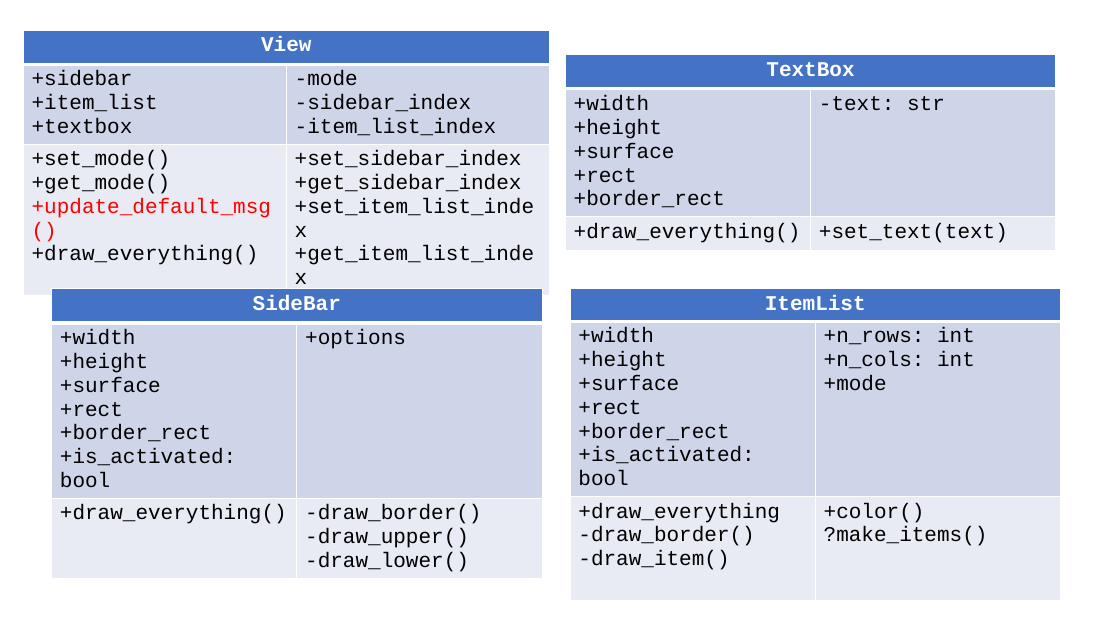
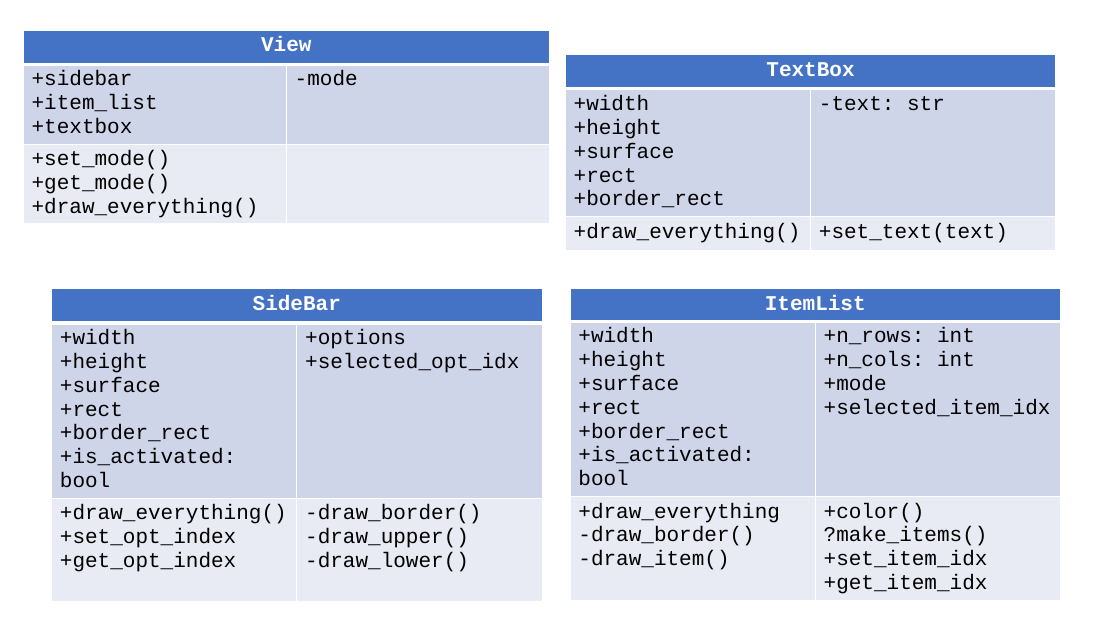
Before and after one commit to wertolf/pygame-boy-advance, a slide deck: slide 5 of docs/UML.pptx. Drawn at 1120x630 pixels with LibreOffice and Linux fonts; fonts in the diff are those of the drawing. Boxes give left, top, right and bottom in pixels: in the first picture for what was removed or moved away, otherwise in the second. Text is boxed around its words. In the diff, an @@ line names an element or a change of style, - is before the commit and + after.

```diff
--- a/docs/UML.pptx
+++ b/docs/UML.pptx
@@ table at [24,30,549,233] @@
-row 2, column 2: -mode / -sidebar_index / -item_list_index
+row 2, column 2: -mode
-row 3, column 1: +set_mode() / +get_mode() / +update_default_msg() / +draw_everything()
+row 3, column 1: +set_mode() / +get_mode() / +draw_everything()
-row 3, column 2: +set_sidebar_index / +get_sidebar_index / +set_item_list_index / +get_item_list_index
+row 3, column 2: 
@@ table at [51,289,542,592] @@
-row 2, column 2: +options
+row 2, column 2: +options / +selected_opt_idx
-row 3, column 1: +draw_everything()
+row 3, column 1: +draw_everything() / +set_opt_index / +get_opt_index
@@ table at [571,289,1061,598] @@
-row 2, column 2: +n_rows: int / +n_cols: int / +mode
+row 2, column 2: +n_rows: int / +n_cols: int / +mode / +selected_item_idx
-row 3, column 2: +color() / ?make_items()
+row 3, column 2: +color() / ?make_items() / +set_item_idx / +get_item_idx
```
Also in this commit, not shown: 1 other slide changed, 12 other files.
